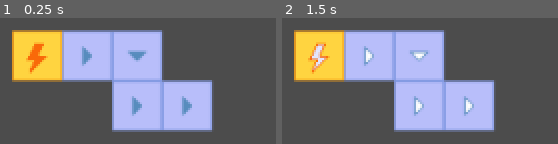
Above: before the commit, frames 1-2 (left to right).
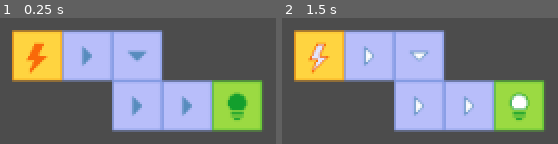
Above: after the commit, the same moments.

Repository: AdamsMcCall/TheCircuit
Game: Godot game, scene res://WorldTest.tscn
Two runs of this game, one before a commit and one after it. Both use one fixed random seed, a clock stepped at 60 frames per second and the inputs below.
Inputs:
- Up to frame 1 (0.25 s): no input
- Up to frame 2 (1.5 s): tap Enter at 0.5 s; tap Space at 1.25 s

The runs differ from the first frame. In frame 1, 7.5% of the frame differs, in the area x 76-95%, y 49-91%; in frame 2, 7.5%.

Commit message:
Added output block

Diff:
--- a/Circuit.gd
+++ b/Circuit.gd
@@ -8,7 +8,8 @@
 	flowLeft,
 	flowUp,
 	flowRight,
-	flowDown
+	flowDown,
+	output
 }
 
 var block_scene = preload("res://entities/Block.tscn")
@@ -31,6 +32,7 @@
 	_add_block_at(BLOCKTYPE.flowDown, 3, 1)
 	_add_block_at(BLOCKTYPE.flowRight, 3, 2)
 	_add_block_at(BLOCKTYPE.flowRight, 4, 2)
+	_add_block_at(BLOCKTYPE.output, 5, 2)
 
 	for j in map.size():
 		if map[j] != BLOCKTYPE.empty:
--- a/entities/Block.gd
+++ b/entities/Block.gd
@@ -6,7 +6,8 @@
 	flowLeft,
 	flowUp,
 	flowRight,
-	flowDown
+	flowDown,
+	output
 }
 
 var current_flowing = false
@@ -29,6 +30,8 @@
 			sprite.texture = preload("res://assets/images/block_flow_right.png")
 		TYPE.flowDown:
 			sprite.texture = preload("res://assets/images/block_flow_down.png")
+		TYPE.output:
+			sprite.texture = preload("res://assets/images/block_output.png")
 
 
 # Called every frame. 'delta' is the elapsed time since the previous frame.
Binary file added: assets/aseprite/block_output.aseprite
Binary file added: assets/images/block_output.png
Not shown, added: assets/images/block_output.png.import
